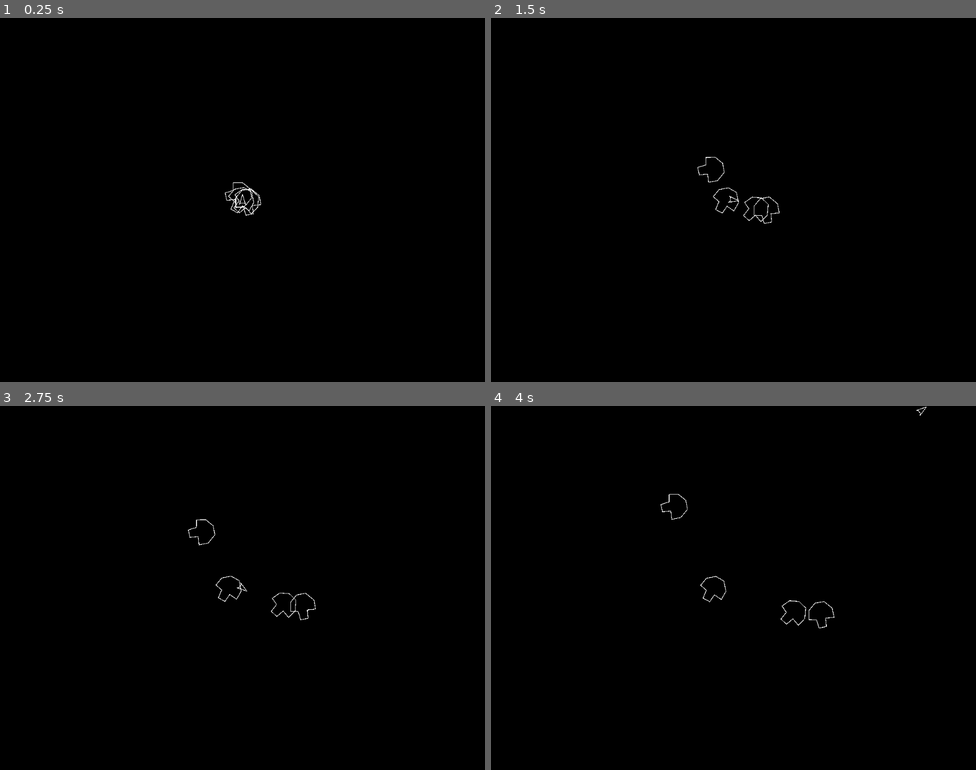
Above: before the commit, frames 1-4 (two rows, left to right).
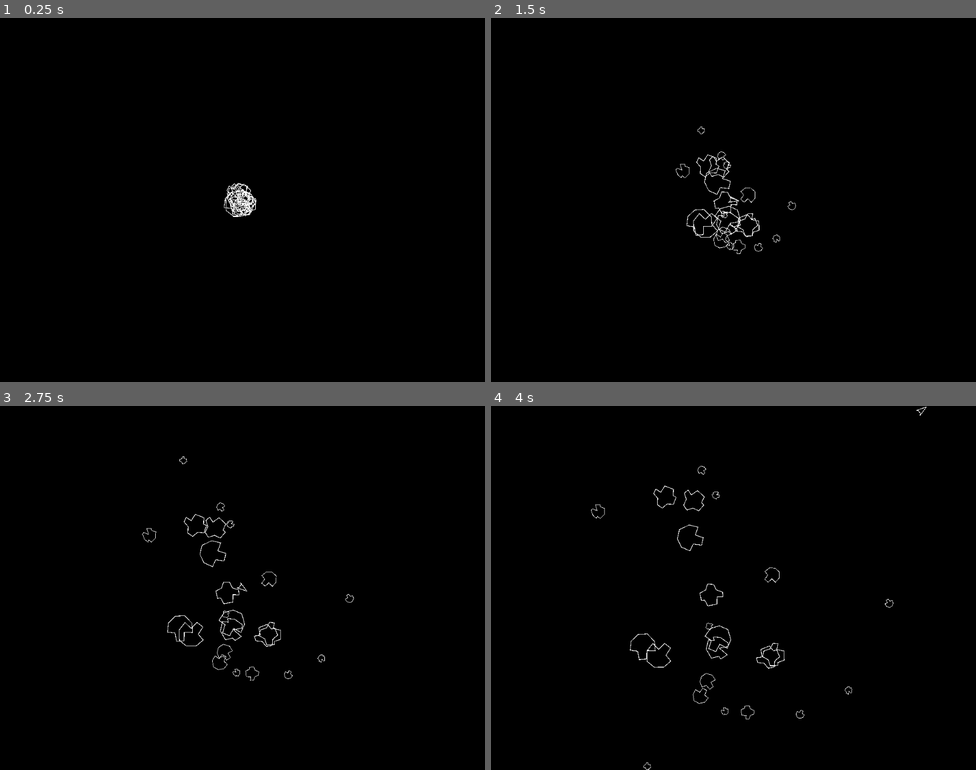
Above: after the commit, the same moments.

Repository: colebeebe/arcade
Game: Godot game, scene res://Asteroids/asteroids.tscn
The game is run twice, just before and just after one commit, with the same random seed, the same clock (stepped at 60 frames per second) and the same inputs. The project has no main scene, so this scene is started directly.
Inputs:
- Up to frame 1 (0.25 s): no input
- Up to frame 2 (1.5 s): hold Right (right) 0.53-1.28 s; hold Left (left) from 1.28 s (still down)
- Up to frame 3 (2.75 s): release Left (left) at 2.03 s; hold Right (right) from 2.03 s (still down)
- Up to frame 4 (4 s): release Right (right) at 2.78 s; hold Up (up) 2.78-3.53 s; hold Left (left) from 3.53 s (still down)

The runs differ from the first frame. In frame 1, 0.4% of the frame differs, in the area x 46-54%, y 45-55%; in frame 2, 0.8%; in frame 3, 0.9%; in frame 4, 0.9%, in the area x 20-83%, y 16-100%.

Commit message:
Random asteroids graphics

Diff:
--- /dev/null
+++ b/Asteroids/Scenes/Player/player.tscn
@@ -0,0 +1,65 @@
+[gd_scene load_steps=7 format=3 uid="uid://n5wqwino3b42"]
+
+[ext_resource type="Script" uid="uid://dm3whq56o2rqj" path="res://Asteroids/Scripts/player.gd" id="1_sn77a"]
+[ext_resource type="PackedScene" uid="uid://bnd7g8nf44xi5" path="res://Asteroids/Scenes/Player/ship.tscn" id="2_dr5ta"]
+
+[sub_resource type="Animation" id="Animation_r7h23"]
+length = 0.001
+tracks/0/type = "value"
+tracks/0/imported = false
+tracks/0/enabled = true
+tracks/0/path = NodePath("Flame:visible")
+tracks/0/interp = 1
+tracks/0/loop_wrap = true
+tracks/0/keys = {
+"times": PackedFloat32Array(0),
+"transitions": PackedFloat32Array(1),
+"update": 1,
+"values": [false]
+}
+
+[sub_resource type="Animation" id="Animation_sn77a"]
+resource_name = "flame_flicker"
+length = 0.15
+loop_mode = 1
+tracks/0/type = "value"
+tracks/0/imported = false
+tracks/0/enabled = true
+tracks/0/path = NodePath("Flame:visible")
+tracks/0/interp = 1
+tracks/0/loop_wrap = true
+tracks/0/keys = {
+"times": PackedFloat32Array(0, 0.075, 0.15),
+"transitions": PackedFloat32Array(1, 1, 1),
+"update": 1,
+"values": [true, false, true]
+}
+
+[sub_resource type="AnimationLibrary" id="AnimationLibrary_05nip"]
+_data = {
+&"RESET": SubResource("Animation_r7h23"),
+&"flame_flicker": SubResource("Animation_sn77a")
+}
+
+[sub_resource type="CapsuleShape2D" id="CapsuleShape2D_xg5te"]
+radius = 4.0
+height = 14.0
+
+[node name="Player" type="CharacterBody2D"]
+script = ExtResource("1_sn77a")
+
+[node name="Ship" parent="." instance=ExtResource("2_dr5ta")]
+
+[node name="Flame" type="Line2D" parent="."]
+visible = false
+position = Vector2(0, 1)
+points = PackedVector2Array(-1.5, 3.75, 0, 8.5, 1.5, 3.75)
+width = 0.5
+
+[node name="AnimationPlayer" type="AnimationPlayer" parent="."]
+libraries = {
+&"": SubResource("AnimationLibrary_05nip")
+}
+
+[node name="CollisionShape2D" type="CollisionShape2D" parent="."]
+shape = SubResource("CapsuleShape2D_xg5te")
--- /dev/null
+++ b/Asteroids/Scenes/Player/ship.tscn
@@ -0,0 +1,6 @@
+[gd_scene format=3 uid="uid://bnd7g8nf44xi5"]
+
+[node name="Ship" type="Line2D"]
+points = PackedVector2Array(0, -7, -4, 6, -2.5, 4, 2.5, 4, 4, 6)
+closed = true
+width = 0.75
--- /dev/null
+++ b/Asteroids/Scenes/Rocks/graphic1.tscn
@@ -0,0 +1,6 @@
+[gd_scene format=3 uid="uid://qtxlr0wb8q0l"]
+
+[node name="Graphic" type="Line2D"]
+points = PackedVector2Array(-4, 10, 4, 10, 10, 5, 6, 0, 10, -6, 5, -10, 0, -5, -5, -10, -10, -4, -10, 5)
+closed = true
+width = 0.75
--- /dev/null
+++ b/Asteroids/Scenes/Rocks/graphic2.tscn
@@ -0,0 +1,6 @@
+[gd_scene format=3 uid="uid://dr48g3pre04hv"]
+
+[node name="Graphic" type="Line2D"]
+points = PackedVector2Array(-4, 10, 2, 8, 4, 10, 9, 6, 2, 1, 9, -1, 9, -4, 2, -8, -4, -8, -3, -5, -8, -5, -9, 3)
+closed = true
+width = 0.75
--- /dev/null
+++ b/Asteroids/Scenes/Rocks/graphic3.tscn
@@ -0,0 +1,6 @@
+[gd_scene format=3 uid="uid://c177ao0pui55d"]
+
+[node name="Graphic" type="Line2D"]
+points = PackedVector2Array(-3, 9, -1, 7, 4, 9, 9, 3, 5, -2, 9, -5, 6, -8, 1, -6, -4, -8, -8, -5, -6, 0, -8, 5)
+closed = true
+width = 0.75
--- /dev/null
+++ b/Asteroids/Scenes/Rocks/graphic4.tscn
@@ -0,0 +1,6 @@
+[gd_scene format=3 uid="uid://bcku6kqvot5mr"]
+
+[node name="Graphic" type="Line2D"]
+points = PackedVector2Array(-4, 10, 4, 10, 10, 5, 6, 0, 10, -6, 5, -10, 0, -5, -5, -10, -10, -4, -10, 5)
+closed = true
+width = 0.75
--- /dev/null
+++ b/Asteroids/Scenes/Rocks/rock.tscn
@@ -0,0 +1,11 @@
+[gd_scene load_steps=3 format=3 uid="uid://c1f4v5q8ubhut"]
+
+[ext_resource type="Script" uid="uid://bcqg1xohhfkr6" path="res://Asteroids/Scripts/rock.gd" id="1_uo1b0"]
+
+[sub_resource type="CircleShape2D" id="CircleShape2D_62ynw"]
+
+[node name="LargeRock" type="CharacterBody2D"]
+script = ExtResource("1_uo1b0")
+
+[node name="CollisionShape2D" type="CollisionShape2D" parent="."]
+shape = SubResource("CircleShape2D_62ynw")
--- /dev/null
+++ b/Asteroids/Scripts/asteroids.gd
@@ -0,0 +1,15 @@
+extends Node2D
+
+func _ready() -> void:
+	var rock_scene = preload("res://Asteroids/Scenes/Rocks/rock.tscn")
+	for i in 10:
+		var rock = rock_scene.instantiate()
+		add_child(rock)
+	for i in 5:
+		var rock2 = rock_scene.instantiate()
+		rock2.size = 2
+		add_child(rock2)
+	for i in 8:
+		var rock3 = rock_scene.instantiate()
+		rock3.size = 1
+		add_child(rock3)
--- a/Asteroids/player.gd
+++ b/Asteroids/Scripts/player.gd
@@ -1,9 +1,9 @@
-extends Node2D
+extends CharacterBody2D
 
 const ROTATE_SPEED := 180.0
 const ACCELERATION := 15.0
 
-var velocity := Vector2.ZERO
+var vel := Vector2.ZERO
 @onready var width := get_viewport_rect().size.x
 @onready var height := get_viewport_rect().size.y
 
@@ -23,14 +23,14 @@
 	if Input.is_action_pressed("up"):
 		$AnimationPlayer.play("flame_flicker")
 		var forward = Vector2.UP.rotated(rotation)
-		velocity += forward * ACCELERATION
+		vel += forward * ACCELERATION
 	else:
 		$AnimationPlayer.stop()
 		$Flame.visible = false
 
 
 func update_position(delta: float) -> void:
-	position += velocity * delta
+	position += vel * delta
 	# x-axis wrapping
 	if position.x > width / 2:
 		position.x = (-width / 2) + 1
--- /dev/null
+++ b/Asteroids/Scripts/rock.gd
@@ -0,0 +1,55 @@
+extends CharacterBody2D
+
+var size := 3
+var vel := Vector2.ZERO
+@onready var width := get_viewport_rect().size.x
+@onready var height := get_viewport_rect().size.y
+
+func _ready() -> void:
+	var variant = randi_range(1, 4)
+	var graphic_path = "res://Asteroids/Scenes/Rocks/graphic" + str(variant) + ".tscn"
+	var graphic_scene = load(graphic_path)
+	var graphic = graphic_scene.instantiate()
+	graphic.name = "Graphic"
+	add_child(graphic)
+	var velocity_multiplier := 0.0
+	match size:
+		3:
+			scale = Vector2(2.5, 2.5)
+			set_line_weight(0.5)
+			velocity_multiplier = 100.0
+		2:
+			scale = Vector2(1.5, 1.5)
+			set_line_weight(0.65)
+			velocity_multiplier = 150.0
+		1:
+			scale = Vector2(0.8, 0.8)
+			set_line_weight(1.2)
+			velocity_multiplier = 200.0
+	var x = (randf() - 0.5) * velocity_multiplier
+	var y = (randf() - 0.5) * velocity_multiplier
+	vel = Vector2(x, y)
+	rotate(randf() * 6.28)
+
+
+func _physics_process(delta: float) -> void:
+	update_position(delta)
+
+
+func update_position(delta: float) -> void:
+	position += vel * delta
+	# x-axis wrapping
+	if position.x > width / 2:
+		position.x = (-width / 2) + 1
+	if position.x < -width / 2:
+		position.x = (width / 2) - 1
+	# y-axis wrapping
+	if position.y > height / 2:
+		position.y = (-height / 2) + 1
+	if position.y < -height / 2:
+		position.y = (height / 2) - 1
+
+
+
+func set_line_weight(weight: float) -> void:
+	$Graphic.width = weight
--- a/Asteroids/asteroids.gd
+++ /dev/null
@@ -1,9 +0,0 @@
-extends Node2D
-
-func _ready() -> void:
-	var rock_scene = preload("res://Asteroids/large_rock.tscn")
-	for i in 4:
-		var rock = rock_scene.instantiate()
-		rock.scale = Vector2(2.5, 2.5)
-		rock.set_line_weight(0.5)
-		add_child(rock)
--- a/Asteroids/asteroids.tscn
+++ b/Asteroids/asteroids.tscn
@@ -1,7 +1,7 @@
 [gd_scene load_steps=3 format=3 uid="uid://cp3c7eu3kbk10"]
 
-[ext_resource type="Script" uid="uid://deg07l27tha4g" path="res://Asteroids/asteroids.gd" id="1_53bie"]
-[ext_resource type="PackedScene" uid="uid://n5wqwino3b42" path="res://Asteroids/player.tscn" id="1_nsn2w"]
+[ext_resource type="Script" uid="uid://deg07l27tha4g" path="res://Asteroids/Scripts/asteroids.gd" id="1_53bie"]
+[ext_resource type="PackedScene" uid="uid://n5wqwino3b42" path="res://Asteroids/Scenes/Player/player.tscn" id="1_nsn2w"]
 
 [node name="Asteroids" type="Node2D"]
 script = ExtResource("1_53bie")
--- a/Asteroids/large_rock.tscn
+++ /dev/null
@@ -1,11 +0,0 @@
-[gd_scene load_steps=2 format=3 uid="uid://c1f4v5q8ubhut"]
-
-[ext_resource type="Script" uid="uid://bcqg1xohhfkr6" path="res://Asteroids/rock.gd" id="1_kdawj"]
-
-[node name="LargeRock" type="Node2D"]
-script = ExtResource("1_kdawj")
-
-[node name="Graphic" type="Line2D" parent="."]
-points = PackedVector2Array(-4, 10, 4, 10, 10, 5, 6, 0, 10, -6, 5, -10, 0, -5, -5, -10, -10, -4, -10, 5)
-closed = true
-width = 0.75
--- a/Asteroids/player.tscn
+++ /dev/null
@@ -1,60 +0,0 @@
-[gd_scene load_steps=5 format=3 uid="uid://n5wqwino3b42"]
-
-[ext_resource type="Script" uid="uid://dm3whq56o2rqj" path="res://Asteroids/player.gd" id="1_sn77a"]
-
-[sub_resource type="Animation" id="Animation_sn77a"]
-resource_name = "flame_flicker"
-length = 0.15
-loop_mode = 1
-tracks/0/type = "value"
-tracks/0/imported = false
-tracks/0/enabled = true
-tracks/0/path = NodePath("Flame:visible")
-tracks/0/interp = 1
-tracks/0/loop_wrap = true
-tracks/0/keys = {
-"times": PackedFloat32Array(0, 0.075, 0.15),
-"transitions": PackedFloat32Array(1, 1, 1),
-"update": 1,
-"values": [true, false, true]
-}
-
-[sub_resource type="Animation" id="Animation_r7h23"]
-length = 0.001
-tracks/0/type = "value"
-tracks/0/imported = false
-tracks/0/enabled = true
-tracks/0/path = NodePath("Flame:visible")
-tracks/0/interp = 1
-tracks/0/loop_wrap = true
-tracks/0/keys = {
-"times": PackedFloat32Array(0),
-"transitions": PackedFloat32Array(1),
-"update": 1,
-"values": [false]
-}
-
-[sub_resource type="AnimationLibrary" id="AnimationLibrary_05nip"]
-_data = {
-&"RESET": SubResource("Animation_r7h23"),
-&"flame_flicker": SubResource("Animation_sn77a")
-}
-
-[node name="Player" type="Node2D"]
-script = ExtResource("1_sn77a")
-
-[node name="Ship" type="Line2D" parent="."]
-points = PackedVector2Array(0, -7, -4, 6, -2.5, 4, 2.5, 4, 4, 6)
-closed = true
-width = 0.75
-
-[node name="Flame" type="Line2D" parent="."]
-visible = false
-position = Vector2(0, 1)
-points = PackedVector2Array(-1.5, 3.75, 0, 8.5, 1.5, 3.75)
-width = 0.5
-
-[node name="AnimationPlayer" type="AnimationPlayer" parent="."]
-libraries = {
-&"": SubResource("AnimationLibrary_05nip")
-}
--- a/Asteroids/rock.gd
+++ /dev/null
@@ -1,34 +0,0 @@
-extends Node2D
-
-var velocity := Vector2.ZERO
-@onready var width := get_viewport_rect().size.x
-@onready var height := get_viewport_rect().size.y
-
-func _ready() -> void:
-	var x = (randf() - 0.5) * 100
-	var y = (randf() - 0.5) * 100
-	velocity = Vector2(x, y)
-	rotate(randf() * 6.28)
-
-
-func _physics_process(delta: float) -> void:
-	update_position(delta)
-
-
-func update_position(delta: float) -> void:
-	position += velocity * delta
-	# x-axis wrapping
-	if position.x > width / 2:
-		position.x = (-width / 2) + 1
-	if position.x < -width / 2:
-		position.x = (width / 2) - 1
-	# y-axis wrapping
-	if position.y > height / 2:
-		position.y = (-height / 2) + 1
-	if position.y < -height / 2:
-		position.y = (height / 2) - 1
-
-
-
-func set_line_weight(weight: float) -> void:
-	$Graphic.width = weight
Renamed: Asteroids/asteroids.gd.uid -> Asteroids/Scripts/asteroids.gd.uid
Renamed: Asteroids/player.gd.uid -> Asteroids/Scripts/player.gd.uid
Renamed: Asteroids/rock.gd.uid -> Asteroids/Scripts/rock.gd.uid
